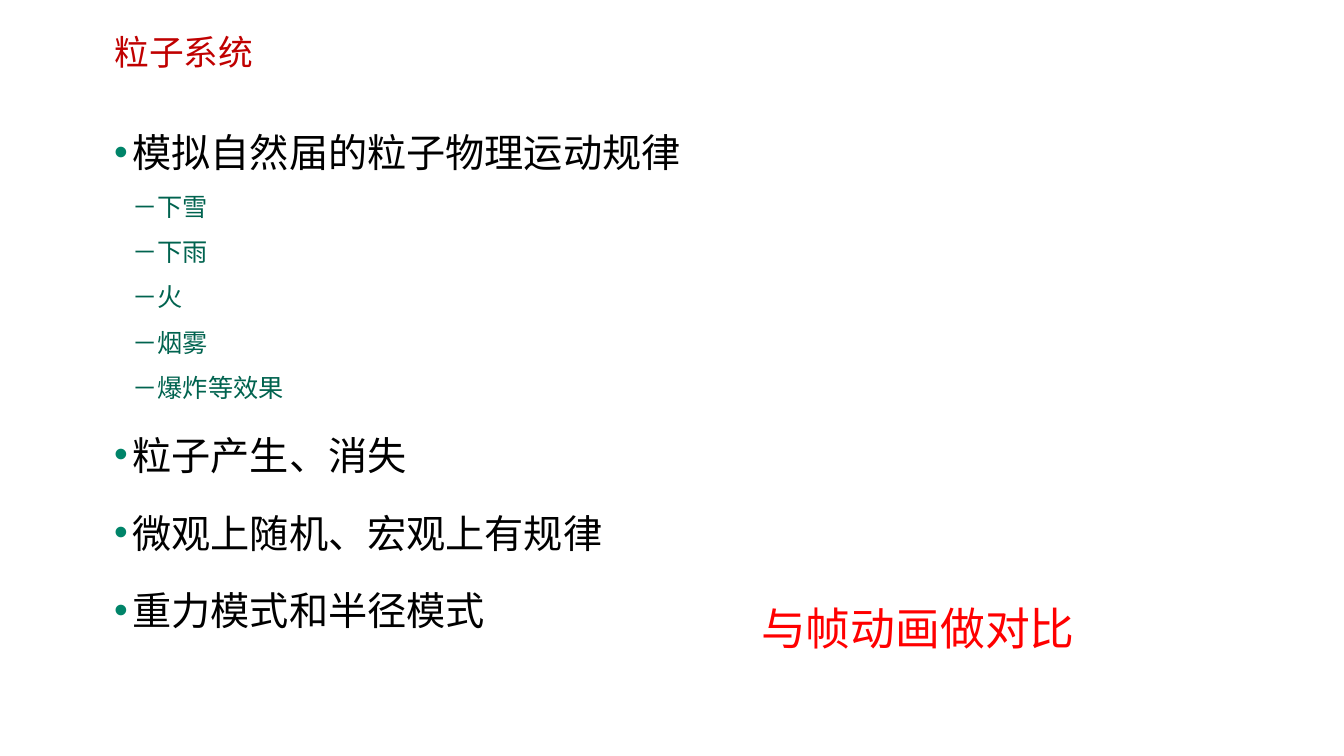
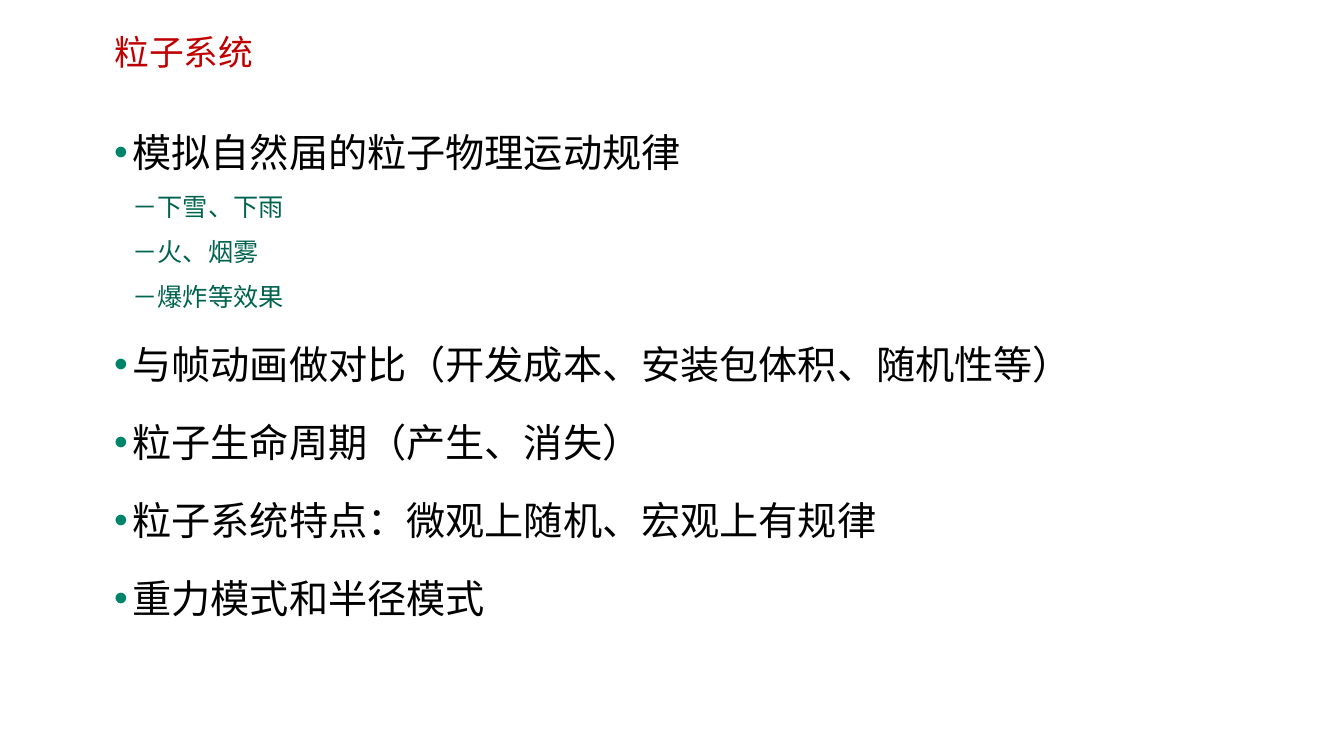
Before and after one commit to edu2act/course-H5-Animation-and-Game-Development, a slide deck: slide 2 of 课程PPT/（13）粒子系统与网络交互.ppt. Drawn at 1344x756 pixels with LibreOffice and Linux fonts; fonts in the diff are those of the drawing; background and template pictures are left out. Boxes give left, top, right and bottom in pixels: in the first picture for what was removed or moved away, otherwise in the second. Text is boxed around its words. In the diff, an @@ line names an element or a change of style, - is before the commit and + after.

```diff
--- a/课程PPT/（13）粒子系统与网络交互.ppt
+++ b/课程PPT/（13）粒子系统与网络交互.ppt
@@ text at box(133, 134, 1072, 538): text changed @@
-• 模拟自然届的粒子物理运动规律
-  －下雪
-  －下雨
-  －火
-  －烟雾
-  －爆炸等效果
-• 粒子产生、消失
-• 微观上随机、宏观上有规律
+• 模拟自然届的粒子物理运动规律
+  －下雪、下雨
+  －火、烟雾
+  －爆炸等效果
+• 与帧动画做对比（开发成本、安装包体积、随机性等）
+• 粒子生命周期（产生、消失）
+• 粒子系统特点：微观上随机、宏观上有规律
@@ text removed at box(761, 607, 1075, 649) @@
-与帧动画做对比
```
Also in this commit, not shown: 2 other slides changed, 1 slide added, 2 other files.
